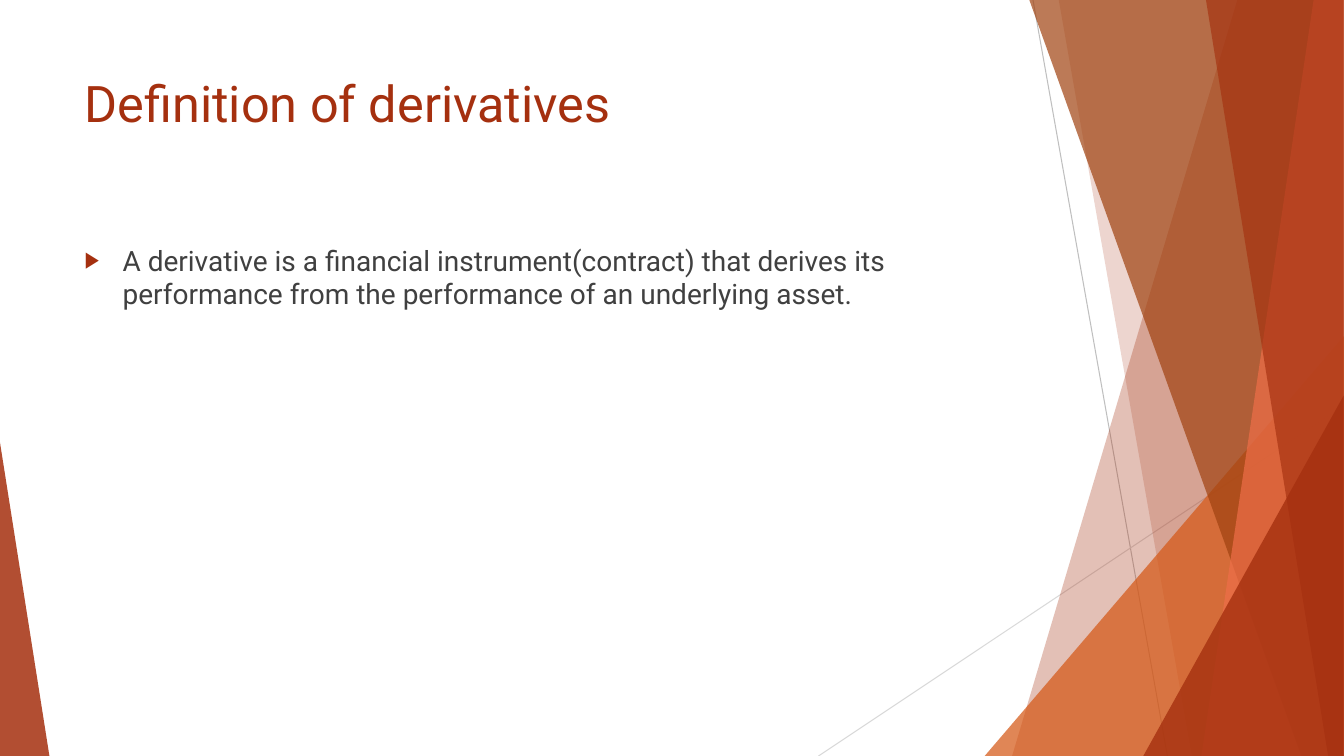
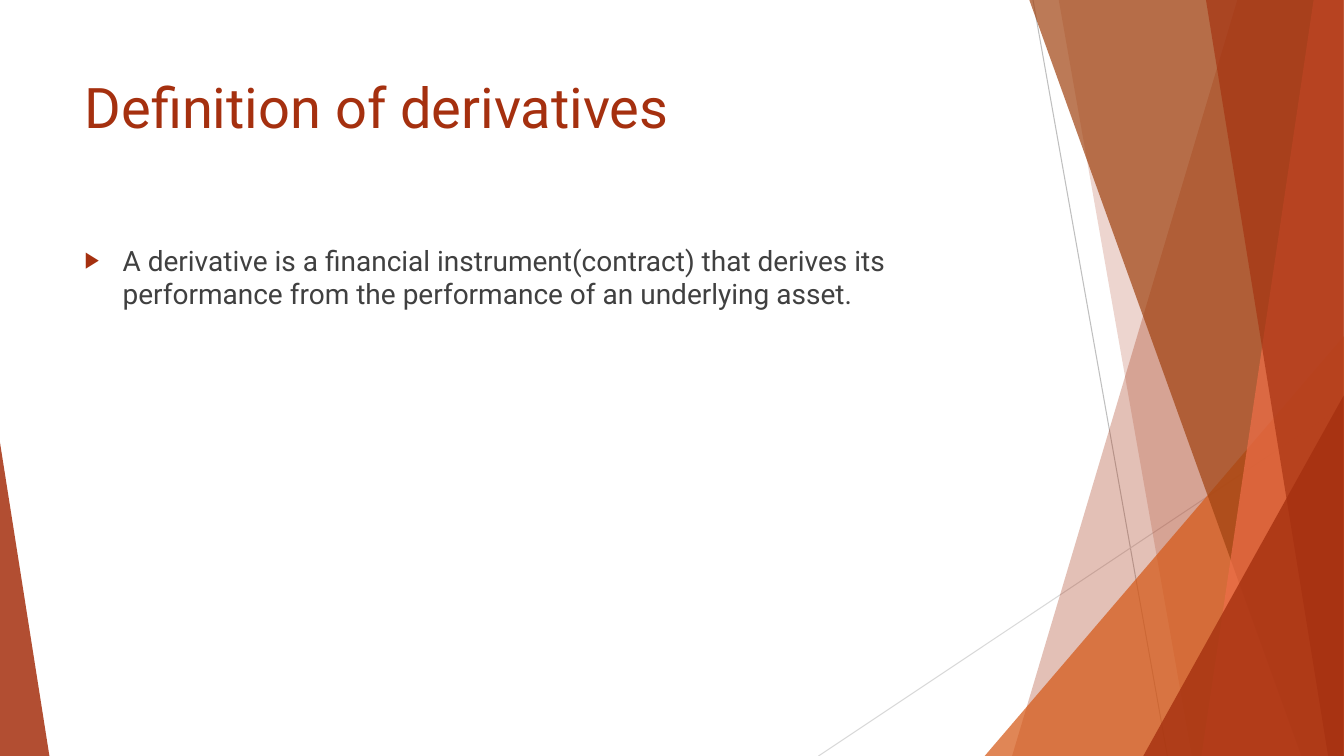
Before and after one commit to Isco0530/data, a slide deck: slide 3 of Reading 45.pptx (slide 2 before the commit). Drawn at 1344x756 pixels with LibreOffice and Linux fonts; fonts in the diff are those of the drawing. Boxes give left, top, right and bottom in pixels: in the first picture for what was removed or moved away, otherwise in the second. Text is boxed around its words. In the diff, an @@ line names an element or a change of style, - is before the commit and + after.

```diff
--- a/Reading 45.pptx
+++ b/Reading 45.pptx
@@ title "Definition of derivatives" at box(85, 85, 668, 129): size 36 to 40 pt @@
```
Also in this commit, not shown: 5 other slides changed, 1 slide added.
